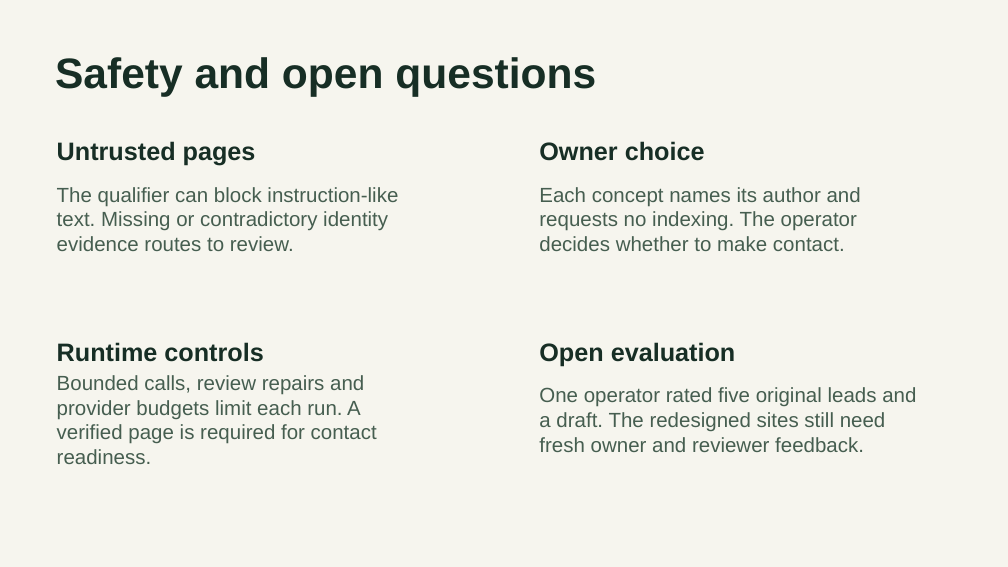
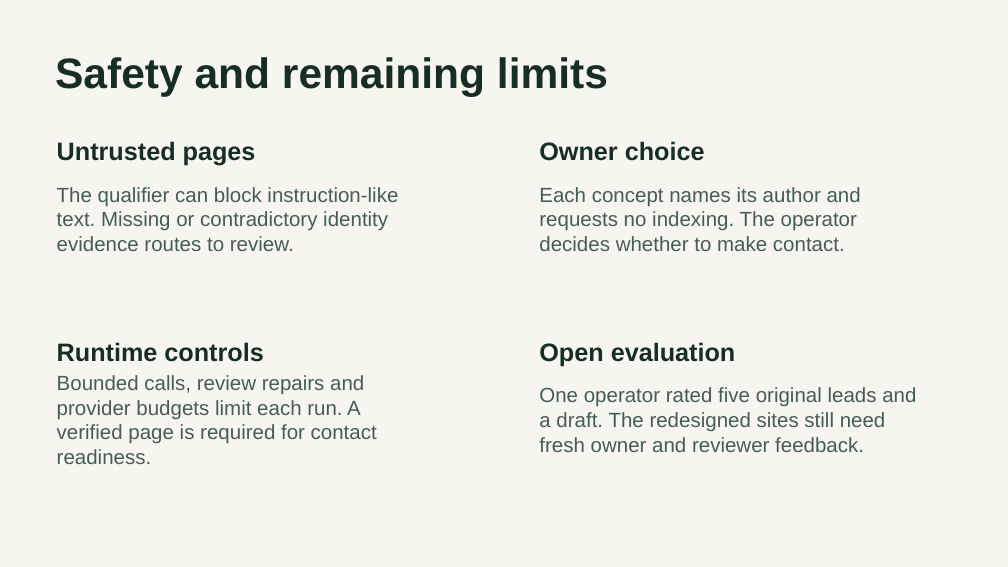
Before and after one commit to Abraham21/sitescout-capstone, a slide deck: slide 8 of submission/SiteScout Presentation.pptx. Drawn at 1008x567 pixels with LibreOffice and Linux fonts; fonts in the diff are those of the drawing. Boxes give left, top, right and bottom in pixels: in the first picture for what was removed or moved away, otherwise in the second. Text is boxed around its words. In the diff, an @@ line names an element or a change of style, - is before the commit and + after.

```diff
--- a/submission/SiteScout Presentation.pptx
+++ b/submission/SiteScout Presentation.pptx
@@ text at [55, 57, 608, 96]: text changed @@
-Safety and open questions
+Safety and remaining limits
```
Also in this commit, not shown: 7 other slides changed, 23 other files.
